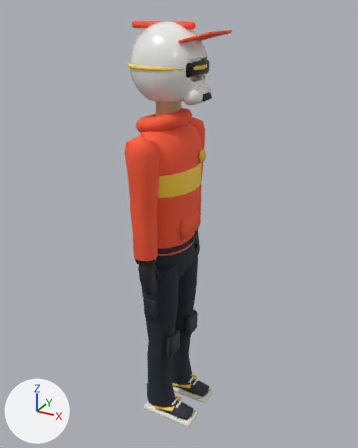
One commit to the glTF model assets/glb/rider_lo.glb: the scene before it, then after it.
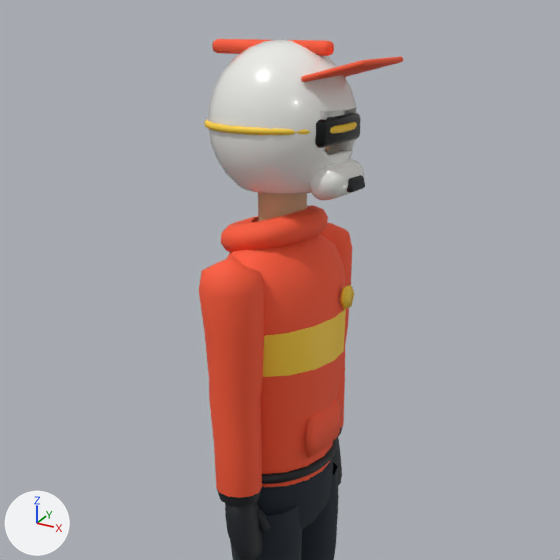
Each version appears first whole from a camera (50 mm lens) standing at (1.119, -1.93, 2.072) and looking at (0.036, 0.039, 1.088), and next in a close-up on the part from 6% to 88% of the width and 0% to 66% of the height. Lighting does not change. The marker at lower left points along +X, +Y and +Z. The older version's two pictures come first. Vertices at exactly the same position are counted once.

The older version as bpy lines, for what is in view:
```python
me_body = bpy.data.meshes.new('body')
me_body.from_pydata(...)  # 2581 vertices, 4937 faces; spans x -0.14..0.21, y -0.29..0.29, z 0.0..1.72
# faces by material slot: [1077, 1278, 252, 312, 688, 36, 1024, 270]
me_body.materials.append(mat_detail)  # black #15191e
me_body.materials.append(mat_accent)  # red #ff5a36
me_body.materials.append(mat_accent2)  # yellow #ffd23a
me_body.materials.append(mat_glove)  # black #1b2026
me_body.materials.append(mat_suit)  # dark blue #1d2731
me_body.materials.append(mat_skin)  # beige #d9a77f
me_body.materials.append(mat_sole)  # white #ece8de
me_body.materials.append(mat_shoe)  # dark grey #2a3038
me_helmet_full_004 = bpy.data.meshes.new('helmet_full.004')
me_helmet_full_004.from_pydata(...)  # 1146 vertices, 2272 faces; spans x -0.176..0.253, y -0.158..0.158, z 1.687..2.017
# faces by material slot: [1120, 216, 108, 188, 640]
me_helmet_full_004.materials.append(mat_helmet)  # white #f2f2ee
me_helmet_full_004.materials.append(mat_accent)  # red #ff5a36
me_helmet_full_004.materials.append(mat_detail)  # black #15191e
me_helmet_full_004.materials.append(mat_visor)  # black #0b0e11
me_helmet_full_004.materials.append(mat_accent2)  # yellow #ffd23a
ob_body = bpy.data.objects.new('body', me_body)
ob_body.location = (0.0, 0.0, 0.0)
ob_helmet_full = bpy.data.objects.new('helmet_full', me_helmet_full_004)
ob_helmet_full.location = (0.0, 0.0, 0.0)
```
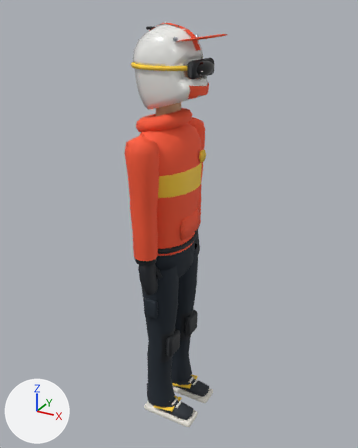
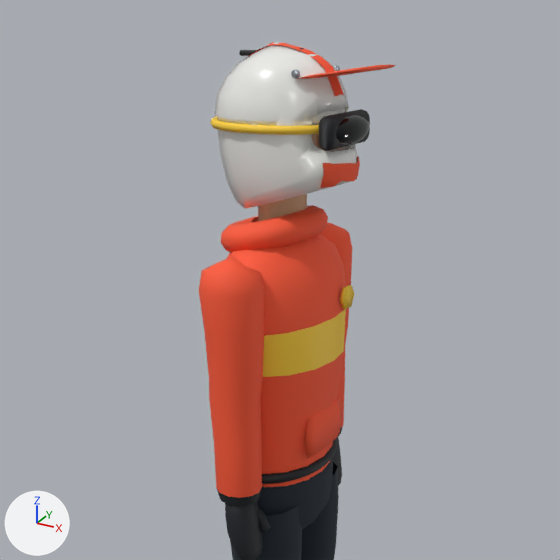
Where the change shows, as pixel boxes (x1, y1, x2, y2) in the close-ups (560 x 560 px):
'helmet_full', reshaped (6% narrower): before (204, 39, 403, 200); after (210, 41, 396, 208)
part 1 of me_helmet_full_004, added: after (291, 69, 300, 79)
part 2 of me_helmet_full_004, added (black): after (336, 115, 370, 145)
part 3 of me_helmet_full_004, rebuilt (8% taller): before (208, 39, 357, 194); after (217, 41, 358, 208)
part 4 of me_helmet_full_004, rebuilt: before (204, 119, 357, 135); after (210, 117, 319, 135)
part 5 of me_helmet_full_004, rebuilt (27% narrower, 24% shorter): before (309, 159, 364, 200); after (320, 157, 360, 188)
part 6 of me_helmet_full_004, rebuilt (11% wider, 16% taller): before (315, 112, 361, 148); after (319, 109, 370, 151)
part 7 of me_helmet_full_004, rebuilt (41% shorter): before (301, 56, 403, 82); after (297, 64, 396, 79)
part 8 of me_helmet_full_004, added: after (243, 42, 344, 96)
part 9 of me_helmet_full_004, deleted: before (347, 175, 365, 193)
part 10 of me_helmet_full_004, deleted (red): before (212, 39, 334, 56)
'helmet_open', unchanged, uncovered by the edit: before (239, 53, 346, 117); after (214, 48, 346, 125)

The change, as a diff of the scene's bpy script:
```diff
--- a/assets/glb/rider_lo.glb.py
+++ b/assets/glb/rider_lo.glb.py
@@ mat_metal @@
+mat_metal = principled_material('metal')
+mat_metal.base_color = (0.485, 0.527, 0.578)  # light grey #b9c0c8
+mat_metal.metallic = 1.0
+mat_metal.roughness = 0.3
@@ me_helmet_full_004 @@
 # used by ob_helmet_full; location = (0.0, 0.0, 0.0)
-me_helmet_full_004.from_pydata(...)  # 1146 vertices, 2272 faces; spans x -0.176..0.253, y -0.158..0.158, z 1.687..2.017
+me_helmet_full_004.from_pydata(...)  # 873 vertices, 1650 faces; spans x -0.163..0.238, y -0.146..0.146, z 1.648..2.012
+# me_helmet_full_004 part 1: a new loose piece, a 10-sided cylinder along y spanning x 0.0834..0.1006, y -0.096..-0.088, z 1.943..1.961, in mat_metal (light grey #b9c0c8)
+# me_helmet_full_004 part 2: a new loose piece, a UV sphere (16 segments, 10 rings, poles along z) spanning x 0.158..0.198, y -0.086..0.086, z 1.806..1.866, in mat_visor (black #0b0e11)
+# me_helmet_full_004 part 3: the loose piece of 410 vertices spanning x -0.169..0.177, y -0.153..0.153, z 1.7..2.017 is rebuilt with 302 vertices and now spans x -0.146..0.189, y -0.135..0.135, z 1.648..2.012
+# me_helmet_full_004 part 4: the loose piece of 320 vertices spanning x -0.176..0.176, y -0.158..0.158, z 1.832..1.848 is rebuilt with 144 vertices and now spans x -0.163..0.171, y -0.146..0.146, z 1.833..1.851
+# me_helmet_full_004 part 5: the loose piece of 152 vertices spanning x 0.1..0.19, y -0.075..0.075, z 1.687..1.769 is rebuilt with 46 vertices and now spans x 0.143..0.192, y -0.078..0.078, z 1.718..1.774, in mat_accent (red #ff5a36)
+# me_helmet_full_004 part 6: the loose piece of 96 vertices spanning x 0.13..0.16, y -0.095..0.095, z 1.805..1.865 is rebuilt with 80 vertices and now spans x 0.143..0.183, y -0.1..0.1, z 1.8..1.872, in mat_detail (black #15191e)
+# me_helmet_full_004 part 7: the loose piece of 56 vertices spanning x 0.107..0.253, y -0.1..0.1, z 1.937..1.983 is rebuilt with 58 vertices and now spans x 0.082..0.238, y -0.1..0.1, z 1.937..1.969
+# me_helmet_full_004 part 8: a new loose piece of 57 vertices spanning x -0.148..0.154, y -0.022..0.022, z 1.762..2.01, in mat_accent (red #ff5a36)
+# me_helmet_full_004 part 9: the loose piece of 56 vertices spanning x 0.178..0.202, y -0.035..0.035, z 1.707..1.737 is deleted
+# me_helmet_full_004 part 10: 56 vertices removed from x -0.17..0.13, y -0.018..0.018, z 1.985..2.015
+# other edits to the shape of me_helmet_full_004 do not show in these pictures
 me_helmet_full_004.materials.append(mat_helmet)
@@ me_helmet_full_004 @@
 me_helmet_full_004.materials.append(mat_accent2)
+me_helmet_full_004.materials.append(mat_metal)  # light grey #b9c0c8
```
